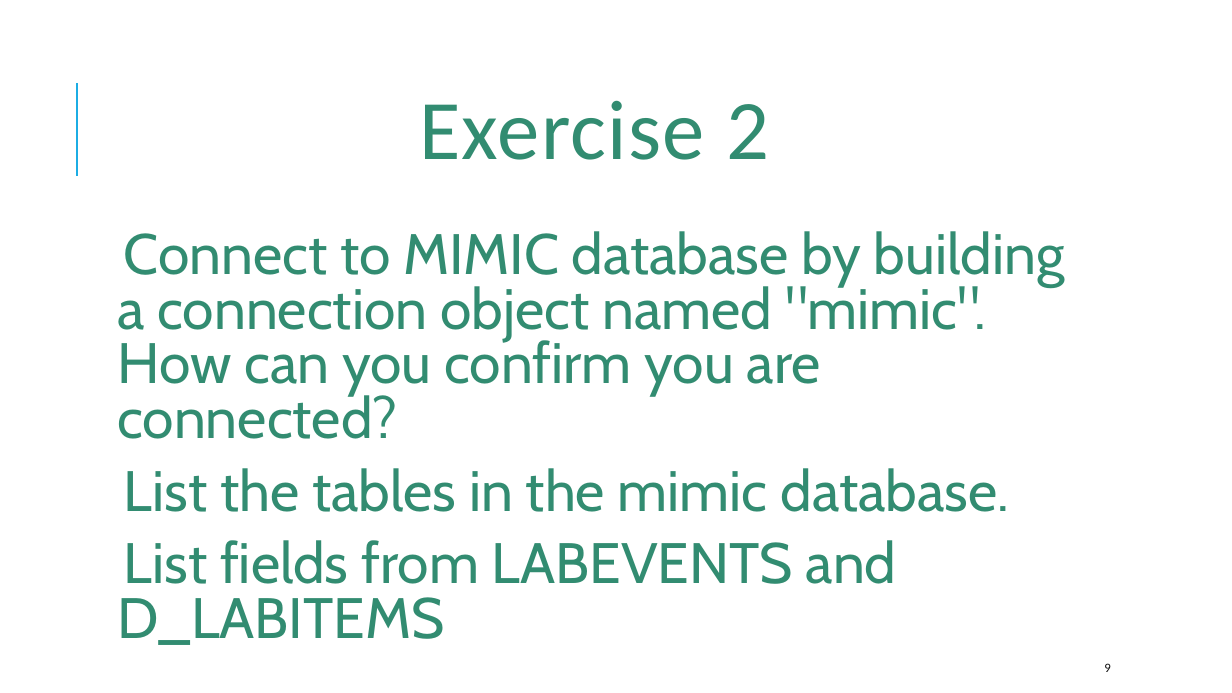
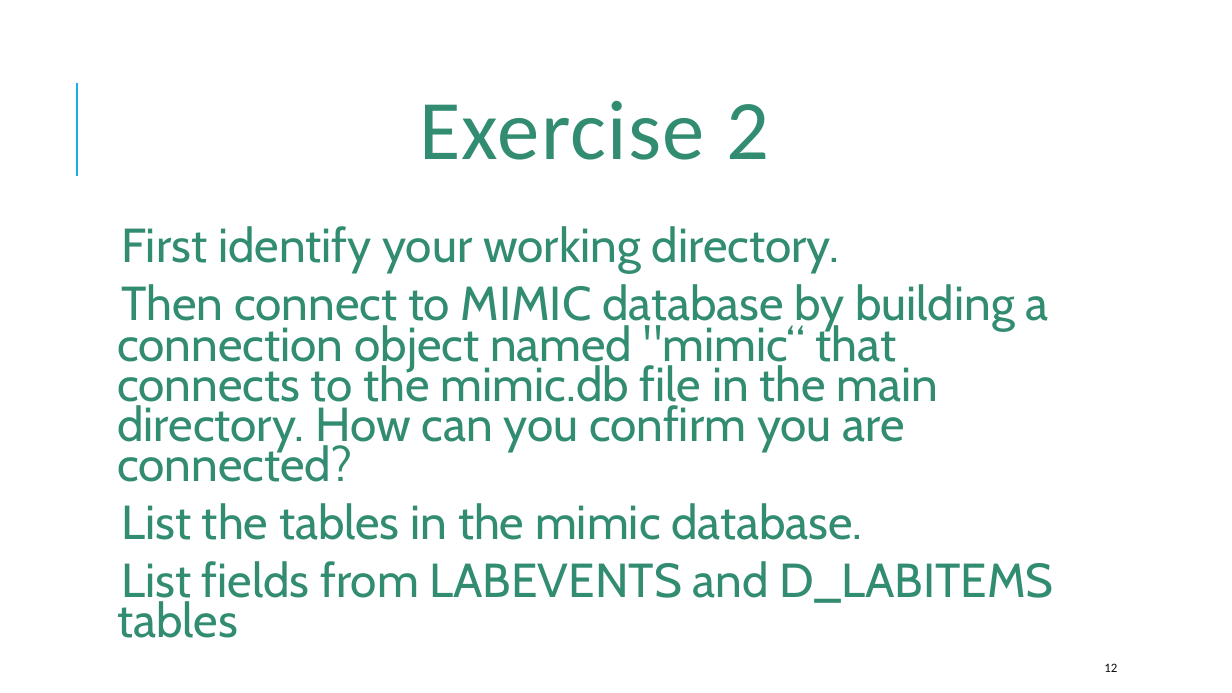
Before and after one commit to amromeo/api_r_int_db_24, a slide deck: slide 12 of presentations/02 - Databases with R.pptx (slide 9 before the commit). Drawn at 1232x693 pixels with LibreOffice and Linux fonts; fonts in the diff are those of the drawing. Boxes give left, top, right and bottom in pixels: in the first picture for what was removed or moved away, otherwise in the second. Text is boxed around its words. In the diff, an @@ line names an element or a change of style, - is before the commit and + after.

```diff
--- a/presentations/02 - Databases with R.pptx
+++ b/presentations/02 - Databases with R.pptx
@@ text at (117, 226, 1049, 482): text changed; size 44.4 to 37.2 pt @@
-  Connect to MIMIC database by building a connection object named "mimic". How can you confirm you are connected?
+  First identify your working directory.
+  Then connect to MIMIC database by building a connection object named "mimic“ that connects to the mimic.db file in the main directory. How can you confirm you are connected?
@@ text at (121, 503, 862, 540): size 44.4 to 37.2 pt in "List the tables in the mimic database."; line spacing 0.8 to 0.7 @@
@@ text at (117, 561, 1054, 638): text changed; size 44.4 to 37.2 pt @@
-  List fields from LABEVENTS and D_LABITEMS
+  List fields from LABEVENTS and D_LABITEMS tables
@@ page number at (1104, 663, 1117, 672): text changed @@
-9
+12
```
Also in this commit, not shown: 10 other slides changed, 11 slides added, 3 slides removed, 1 other file.
